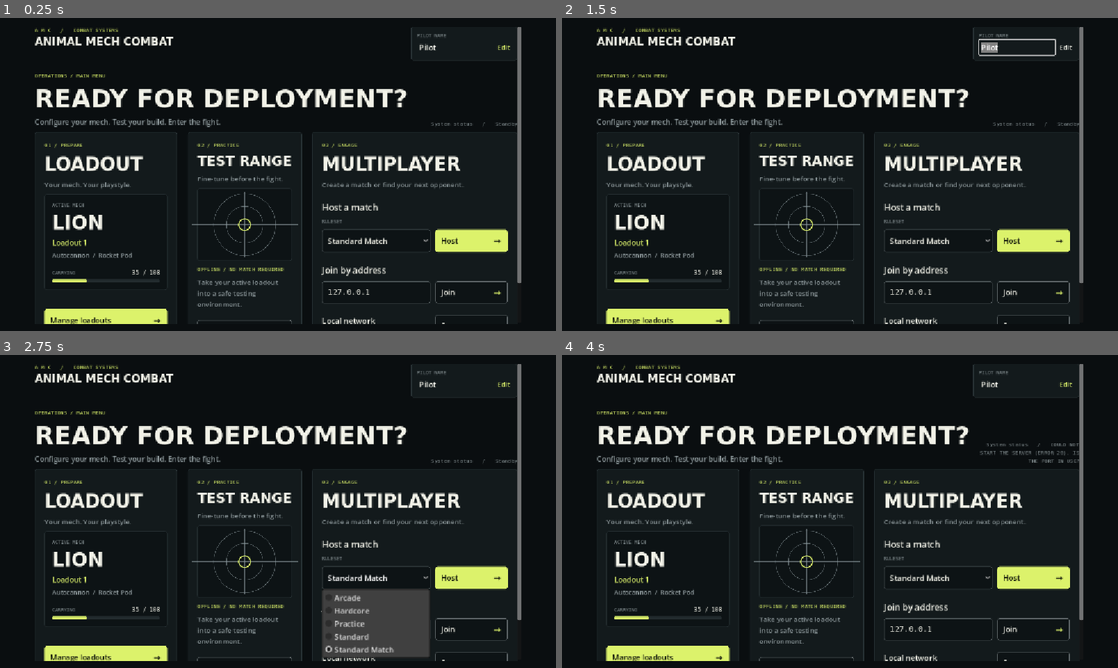
Above: before the commit, frames 1-4 (two rows, left to right).
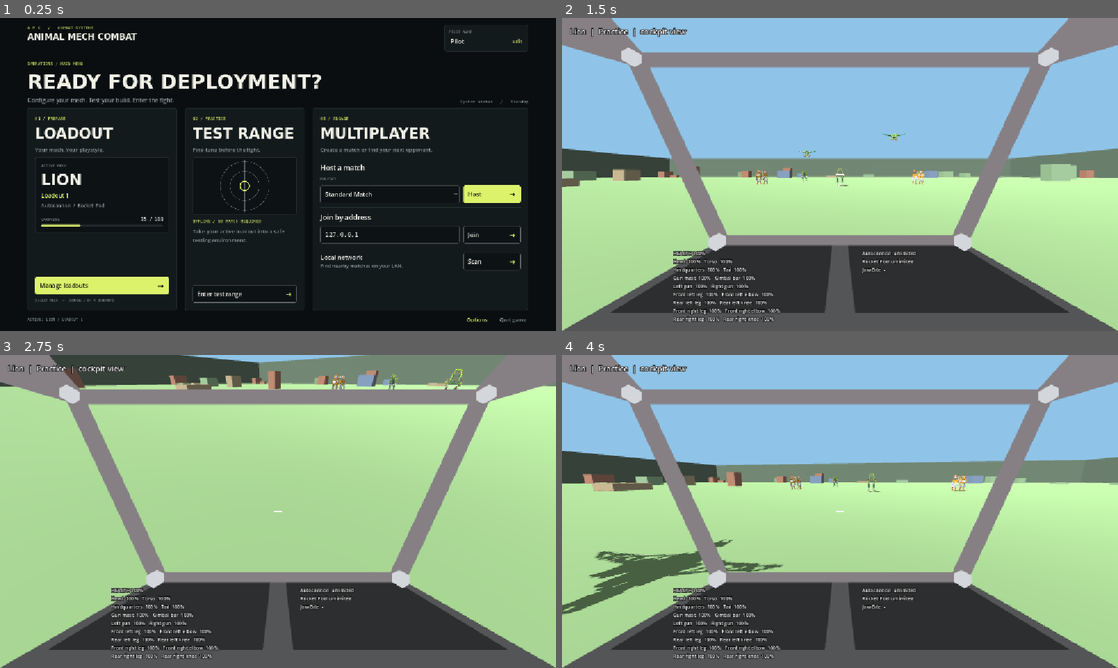
Above: after the commit, the same moments.

Repository: jacksonhcnz/animalmechcombatgame
Game: Godot game, scene res://scenes/main_menu.tscn
Same seed, same stepped clock (60 frames per second), same inputs: the game is played once before the commit and once after it.
Inputs (mouse positions are in pixels of both pictures, inside the frame that each line leads up to):
- Up to frame 1 (0.25 s): no input
- Up to frame 2 (1.5 s): click (806, 293) at 0.5 s, where only the run after the commit has a clickable "Enter test range"; click (1067, 46) at 1.25 s, where only the run before the commit has a clickable "Edit"
- Up to frame 3 (2.75 s): click (378, 577) at 2 s, where only the run before the commit has a clickable "Standard Match"
- Up to frame 4 (4 s): click (1034, 661) at 2.75 s, where only the run before the commit has a clickable "Scan"; click (1034, 577) at 3.5 s, where only the run before the commit has a clickable "Host"

The runs differ from the first frame. In frame 1, 18% of the frame differs, in the area x 4-95%, y 2-98%; in frame 2, 98%; in frame 3, 95%; in frame 4, 98%, in the area x 0-100%, y 0-100%.

Commit message:
Shrink menu pages to fit smaller game windows
Co-Authored-By: Claude Sonnet 5.5 <noreply@anthropic.com>
Claude-Session: https://claude.ai/code/session_016ZAQzFNjMzKqDtLtG2bAjQ

Diff:
--- a/scripts/ui/ui_kit.gd
+++ b/scripts/ui/ui_kit.gd
@@ -210,15 +210,29 @@
 
 ## Full-screen page: dark background and a scrolling column with the shared margins. Returns the
 ## column to add content to.
+const PAGE_SIZE := Vector2(1280, 820)
+
+
 static func page(parent: Control) -> VBoxContainer:
 	background(parent)
+	var holder := Control.new()
+	holder.set_anchors_preset(Control.PRESET_FULL_RECT)
+	holder.clip_contents = true
+	parent.add_child(holder)
 	var margin := MarginContainer.new()
-	margin.set_anchors_preset(Control.PRESET_FULL_RECT)
 	for side in ["left", "right"]:
 		margin.add_theme_constant_override("margin_" + side, 72)
 	margin.add_theme_constant_override("margin_top", 18)
 	margin.add_theme_constant_override("margin_bottom", 16)
-	parent.add_child(margin)
+	holder.add_child(margin)
+	# The layout is drawn for a window of at least PAGE_SIZE: smaller windows shrink it to fit.
+	var fit := func() -> void:
+		var factor := minf(1.0, minf(holder.size.x / PAGE_SIZE.x, holder.size.y / PAGE_SIZE.y))
+		factor = maxf(factor, 0.1)
+		margin.scale = Vector2(factor, factor)
+		margin.size = holder.size / factor
+	holder.resized.connect(fit)
+	fit.call_deferred()
 	var scroll := ScrollContainer.new()
 	scroll.horizontal_scroll_mode = ScrollContainer.SCROLL_MODE_DISABLED
 	margin.add_child(scroll)
